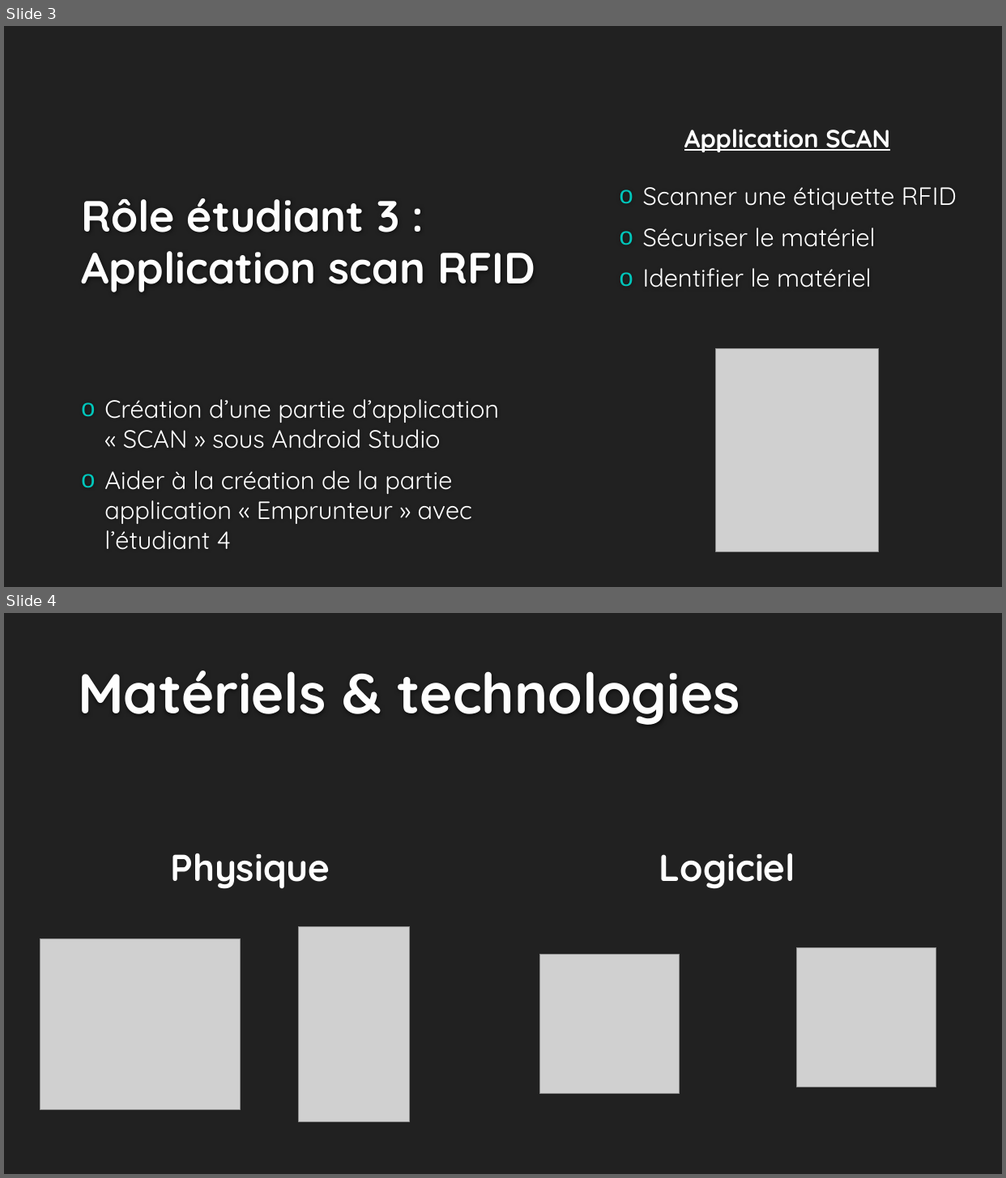
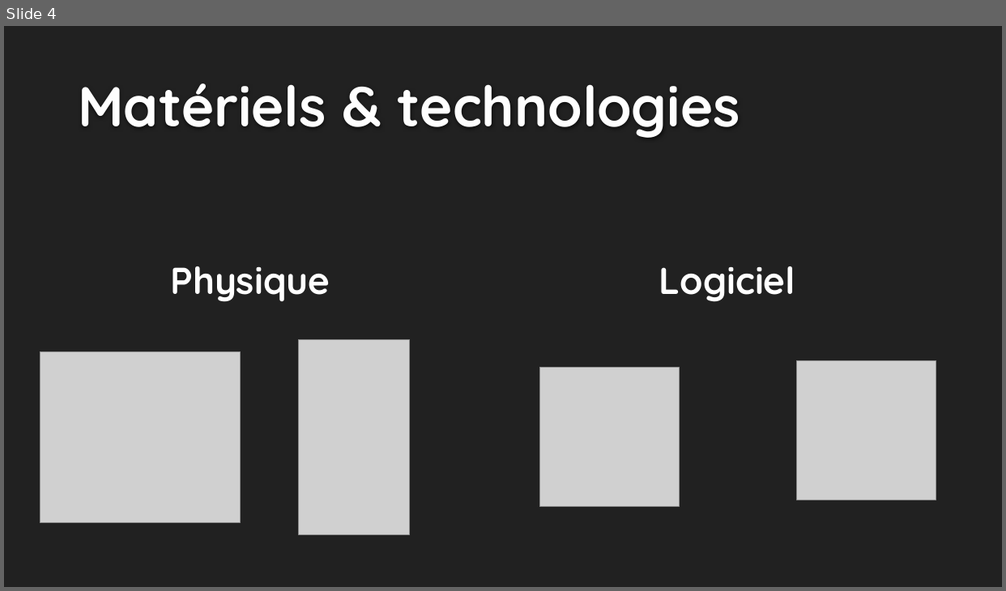
Before and after one commit to Wyrrain/Projet_Bts, a slide deck: Revue n1/Presentation du projet SFL2 (Pierre).pptx. Shown one above the other, each under a label of ours: slides 3 and 4 before the commit, slide 4 after it. The pictures are 1006x1178 and 1006x591 pixels, drawn with LibreOffice and Linux fonts; fonts in the diff are those of the drawing; grey boxes stand for pictures; background and template pictures are left out. Boxes give left, top, right and bottom in pixels: in the first picture for what was removed or moved away, otherwise in the second. Text is boxed around its words. In the diff, an @@ line names an element or a change of style, - is before the commit and + after.

```diff
--- a/Revue n1/Presentation du projet SFL2 (Pierre).pptx
+++ b/Revue n1/Presentation du projet SFL2 (Pierre).pptx
@@ slide 3 removed at [4, 26, 1002, 587], background #212121 @@
@@ text removed at [684, 129, 890, 152] @@
-Application SCAN
@@ text removed at [643, 187, 957, 288] @@
-o Scanner une étiquette RFID
-o Sécuriser le matériel
-o Identifier le matériel
@@ title removed at [81, 199, 535, 292] @@
-Rôle étudiant 3 :
-Application scan RFID
@@ picture removed at [716, 348, 879, 552] @@
@@ text removed at [104, 399, 499, 550] @@
-o Création d’une partie d’application « SCAN » sous Android Studio
-o Aider à la création de la partie application « Emprunteur » avec l’étudiant 4
```
Also in this commit, not shown: 1 slide changed, 1 other slide removed, 3 other files.
